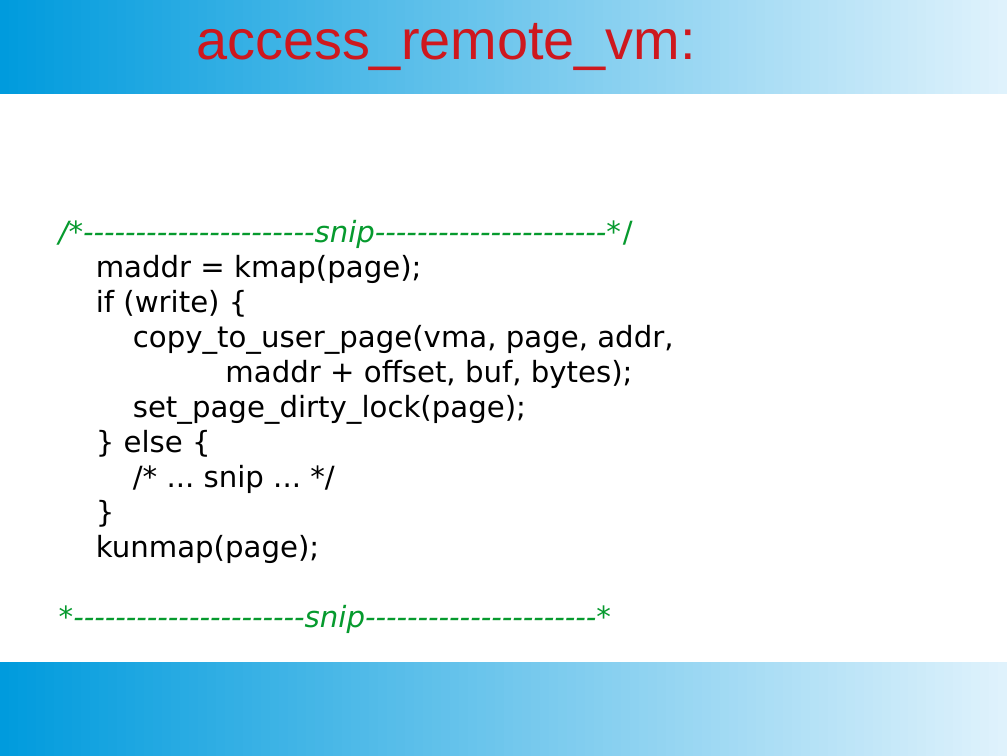
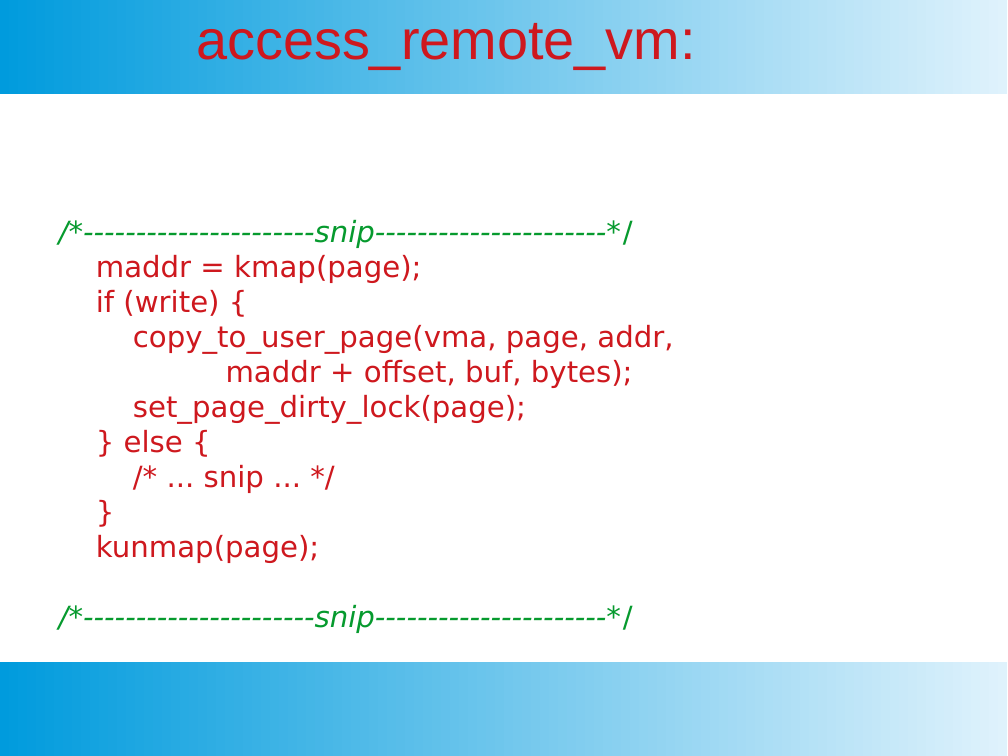
Before and after one commit to SubhajitCode/Seminar, a slide deck: slide 33 of Seminar 02/Seminar 2.pptx (slide 32 before the commit). Drawn at 1008x756 pixels with LibreOffice and Linux fonts; fonts in the diff are those of the drawing. Boxes give left, top, right and bottom in pixels: in the first picture for what was removed or moved away, otherwise in the second. Text is boxed around its words. In the diff, an @@ line names an element or a change of style, - is before the commit and + after.

```diff
--- a/Seminar 02/Seminar 2.pptx
+++ b/Seminar 02/Seminar 2.pptx
@@ text at (96, 254, 673, 563): text colour #000000 to #CE181E in "maddr = kmap(page);", "if (write) {", "copy_to_user_page(vma, page, addr,", "maddr + offset, buf, bytes);" and 5 more places @@
@@ text at (59, 604, 633, 633): text changed @@
-*----------------------snip----------------------*
+/*----------------------snip----------------------*/
```
Also in this commit, not shown: 25 other slides changed, 1 slide added, 8 other files.
